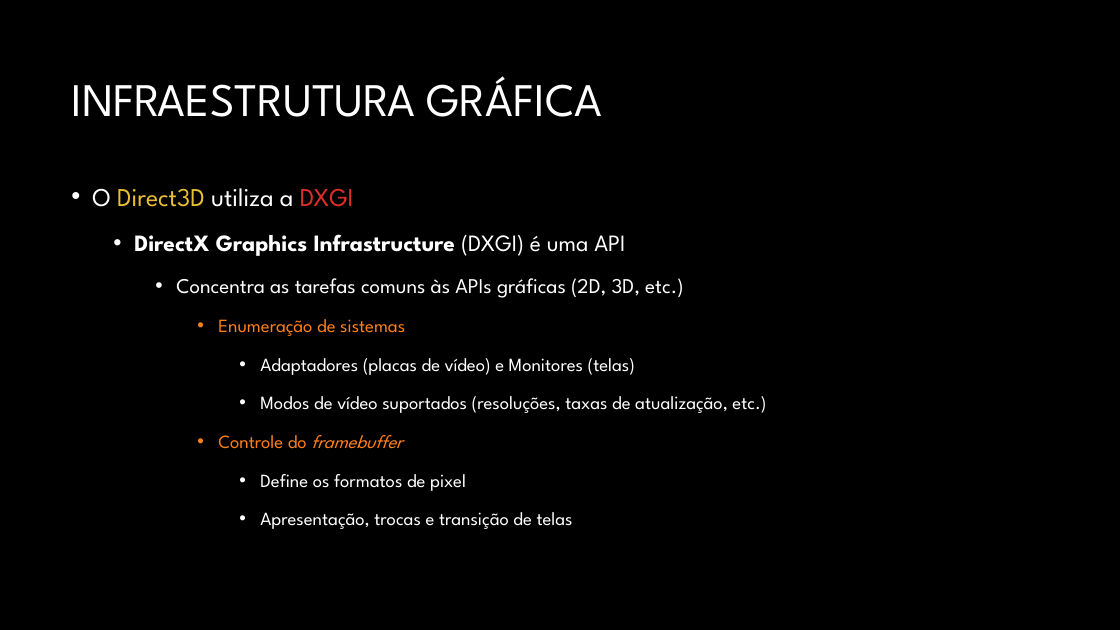
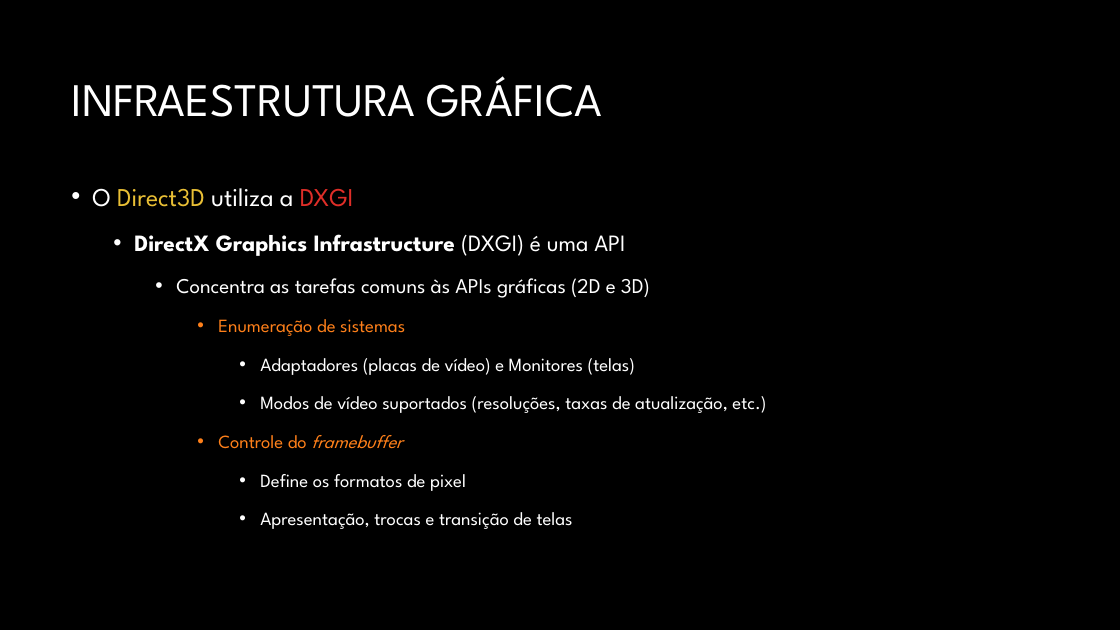
Before and after one commit to JudsonSS/CG, a slide deck: slide 13 of Slides/05. Infraestrutura do DirectX.pptx. Drawn at 1120x630 pixels with LibreOffice and Linux fonts; fonts in the diff are those of the drawing; background and template pictures are left out. Boxes give left, top, right and bottom in pixels: in the first picture for what was removed or moved away, otherwise in the second. Text is boxed around its words. In the diff, an @@ line names an element or a change of style, - is before the commit and + after.

```diff
--- a/Slides/05. Infraestrutura do DirectX.pptx
+++ b/Slides/05. Infraestrutura do DirectX.pptx
@@ text at <box>176,278,650,298</box>: text changed @@
-    • Concentra as tarefas comuns às APIs gráficas (2D, 3D, etc.)
+    • Concentra as tarefas comuns às APIs gráficas (2D e 3D)
```
Also in this commit, not shown: 6 other slides changed, 1 slide added.
